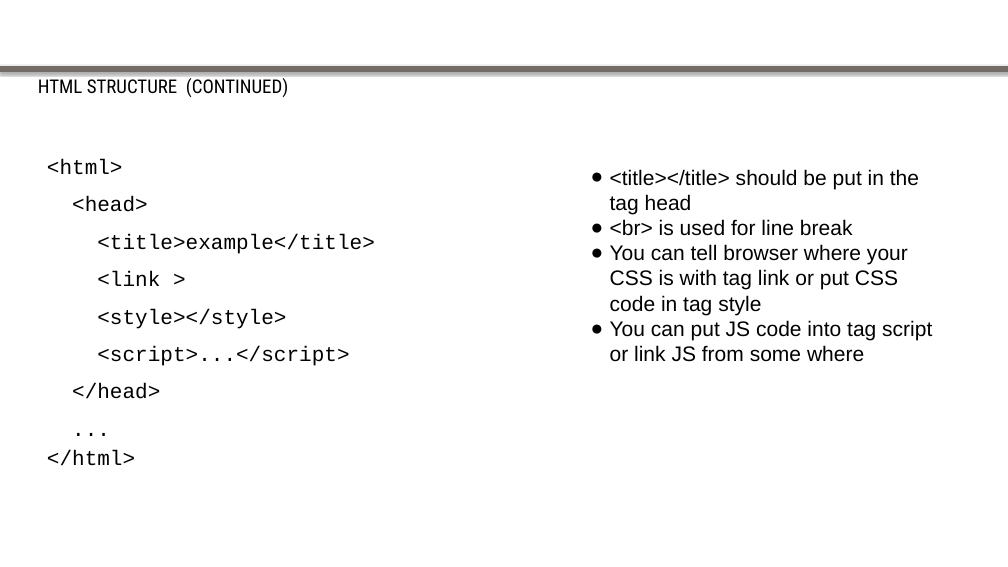
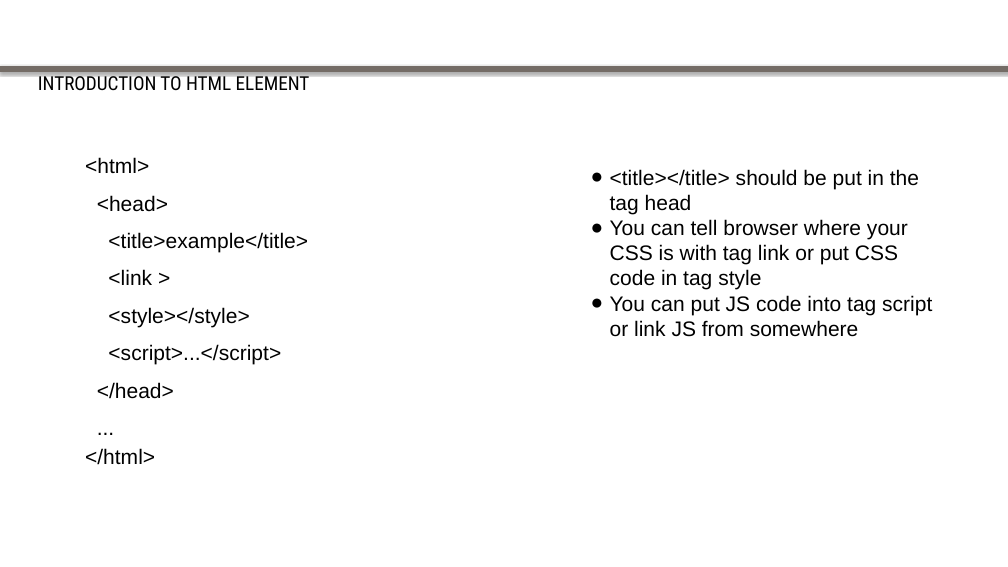
Before and after one commit to goldironhack/2017-Purdue-IronHack-Tutorials, a slide deck: slide 5 of session1/HTML CSS & Github Tutorial.pptx (slide 6 before the commit). Drawn at 1008x567 pixels with LibreOffice and Linux fonts; fonts in the diff are those of the drawing; background and template pictures are left out. Boxes give left, top, right and bottom in pixels: in the first picture for what was removed or moved away, otherwise in the second. Text is boxed around its words. In the diff, an @@ line names an element or a change of style, - is before the commit and + after.

```diff
--- a/session1/HTML CSS & Github Tutorial.pptx
+++ b/session1/HTML CSS & Github Tutorial.pptx
@@ text at (38, 73, 310, 90): text changed; size 18 to 18.2 pt @@
-HTML STRUCTURE (CONTINUED)
+INTRODUCTION TO HTML ELEMENT
@@ text "<html>": place and size @@
-text "<html>" at (47, 159, 375, 466)
+text "<html>" at (85, 157, 308, 465)
@@ text "<html>" at (85, 157, 308, 465): font Courier New to Arial @@
@@ text at (610, 219, 853, 236): paragraph removed @@
-● <br> is used for line break
@@ text at (610, 295, 932, 337): spaces changed @@
-● You can put JS code into tag script or link JS from some where
+● You can put JS code into tag script or link JS from somewhere
```
Also in this commit, not shown: 9 other slides changed, 5 slides added.
